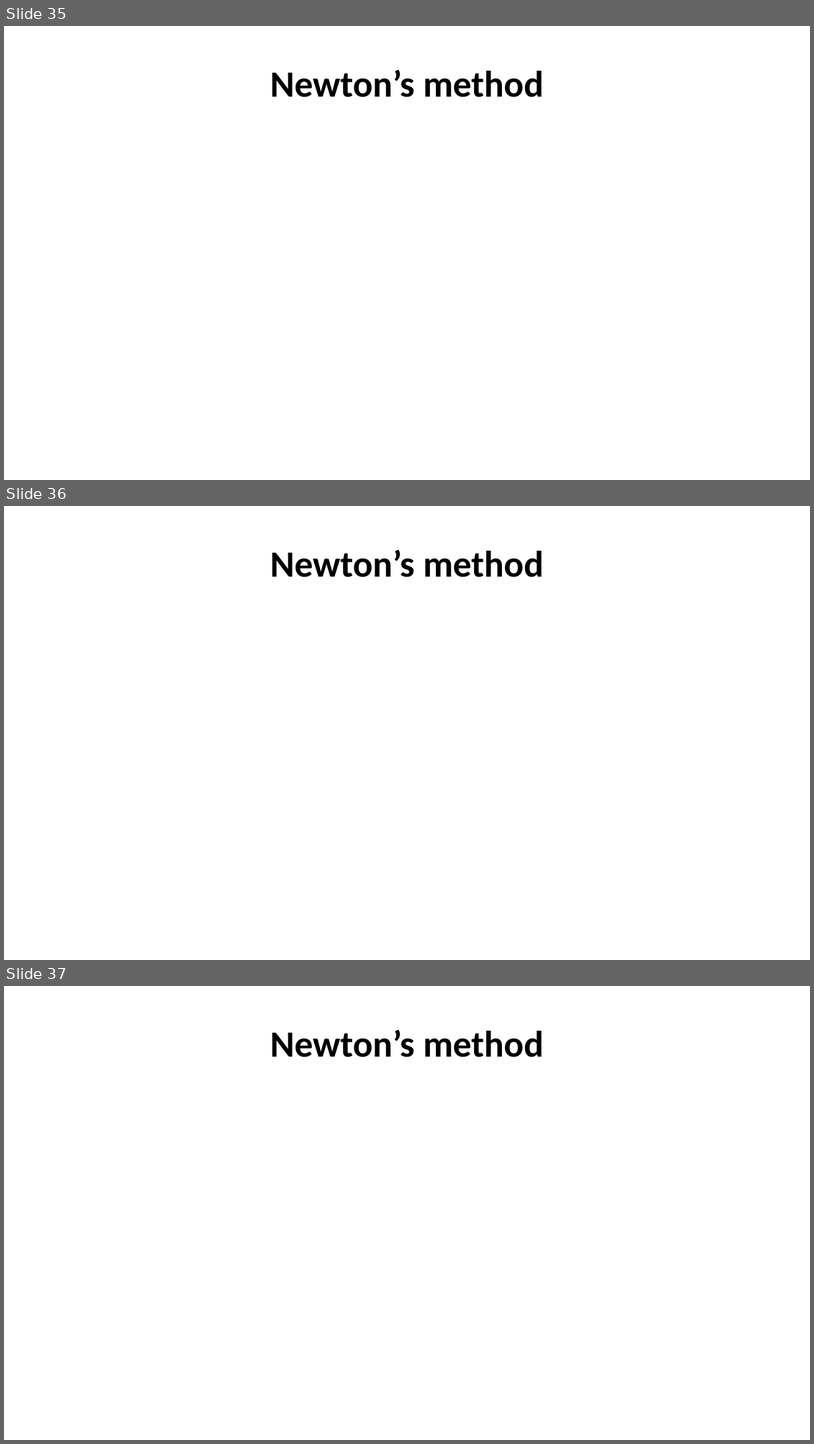
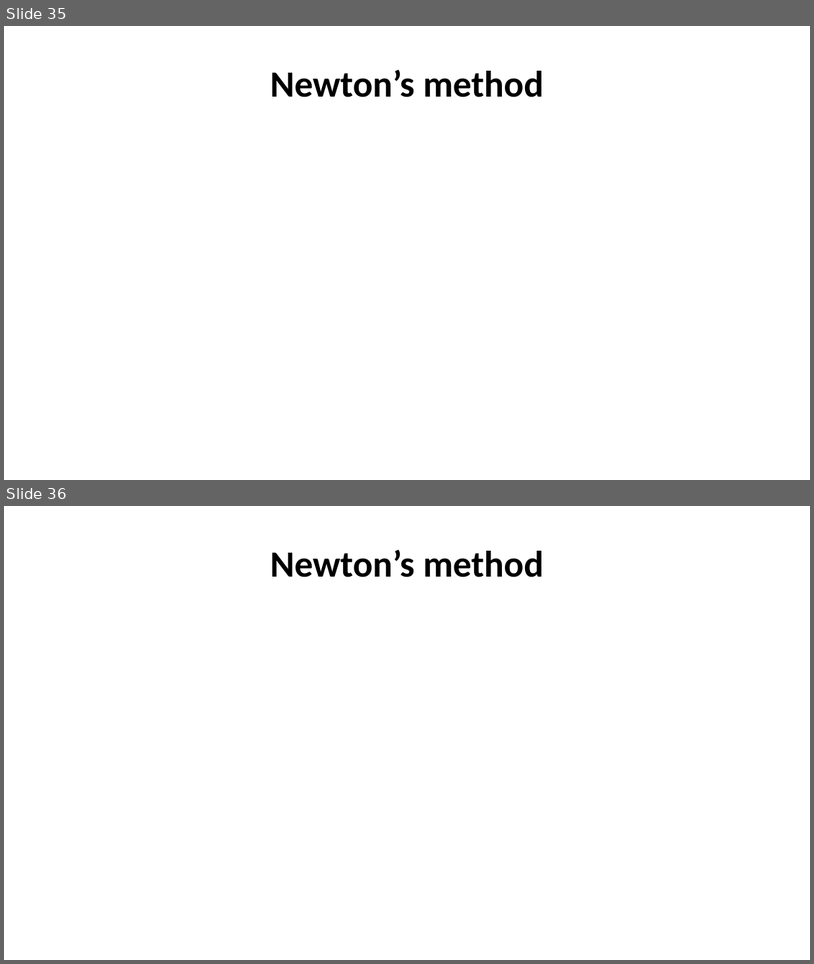
Before and after one commit to StephenElston/CSCI-E-83, a slide deck: LectureSlides/05_ParameterEstimationAndLikelihood.pptx. Shown one above the other, each under a label of ours: slides 35, 36 and 37 before the commit, slides 35 and 36 after it. The pictures are 814x1444 and 814x964 pixels, drawn with LibreOffice and Linux fonts; fonts in the diff are those of the drawing; grey boxes stand for pictures. Boxes give left, top, right and bottom in pixels: in the first picture for what was removed or moved away, otherwise in the second. Text is boxed around its words. In the diff, an @@ line names an element or a change of style, - is before the commit and + after.

```diff
--- a/LectureSlides/05_ParameterEstimationAndLikelihood.pptx
+++ b/LectureSlides/05_ParameterEstimationAndLikelihood.pptx
@@ slide 36 removed at (x1=4, y1=506, x2=810, y2=960), background #FFFFFF @@
@@ title removed at (x1=270, y1=550, x2=544, y2=577) @@
-Newton’s method
@@ what was slide 37 is now slide 36 @@
```
Also in this commit, not shown: 4 slides changed, 4 other files.
